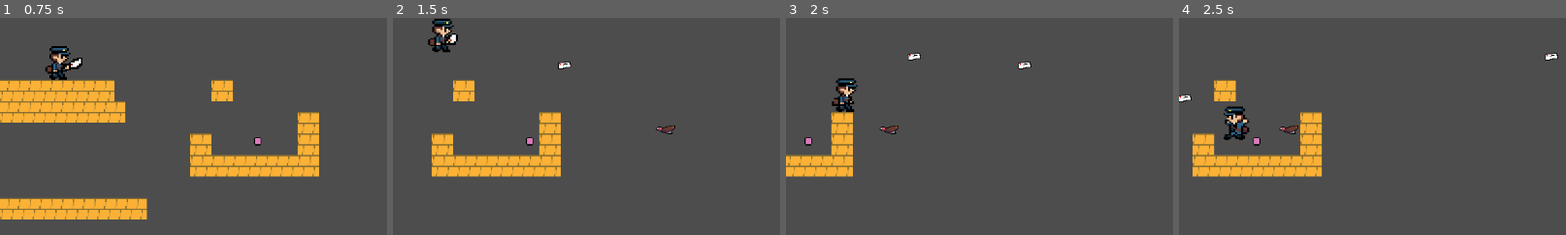
Above: before the commit, frames 1-4 (left to right).
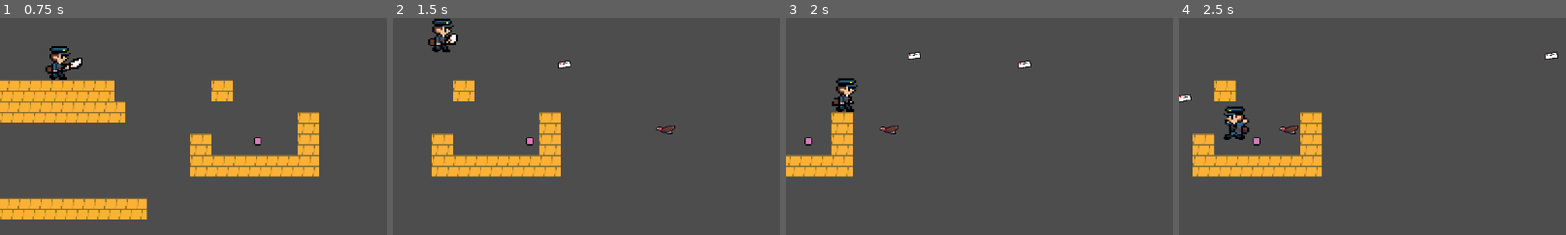
Above: after the commit, the same moments.

Repository: Suukhii/Delivery-through-time
Game: Godot game, scene res://scenes/game.tscn
Two runs of this game, one before a commit and one after it. Both use one fixed random seed, a clock stepped at 60 frames per second and the inputs below.
Inputs:
- Up to frame 1 (0.75 s): hold Right (move_right) from 0.53 s (still down); hold K (shoot_player_projectile) from 0.53 s (still down)
- Up to frame 2 (1.5 s): keep holding Right (move_right); tap Space (jump) at 0.77 s; release K (shoot_player_projectile) at 1.28 s; tap K (shoot_player_projectile) at 1.35 s
- Up to frame 3 (2 s): keep holding Right (move_right); tap Space (jump) at 1.52 s
- Up to frame 4 (2.5 s): release Right (move_right) at 2.03 s; hold Left (move_left) from 2.03 s (still down); hold K (shoot_player_projectile) from 2.03 s (still down)
The pictures show only the part of the screen within x 43-93%, y 43-93%; the shares and areas given below are measured in that part.

Frame 1 is identical in both runs. In frame 2, less than 0.1% of the frame differs, in the area x 42-46%, y 19-24%; in frame 3, 0.1%, in the area x 31-64%, y 15-24%; in frame 4, less than 0.1%.

Commit message:
updated valture

Diff:
--- a/scenes/player_projectile.tscn
+++ b/scenes/player_projectile.tscn
@@ -4,15 +4,17 @@
 [ext_resource type="Texture2D" uid="uid://4cds3c3omx78" path="res://assets/sprites/projectile.png" id="2_oxij3"]
 
 [sub_resource type="RectangleShape2D" id="RectangleShape2D_oxij3"]
-size = Vector2(18, 9)
+size = Vector2(18, 8.5)
 
 [node name="PlayerProjectile" type="Area2D"]
 script = ExtResource("1_lqp5n")
 
 [node name="CollisionShape2D" type="CollisionShape2D" parent="."]
-position = Vector2(0, -4)
+position = Vector2(0, -4.25)
 shape = SubResource("RectangleShape2D_oxij3")
+one_way_collision_margin = 0.0
 
 [node name="Sprite2D" type="Sprite2D" parent="."]
-position = Vector2(49, -3)
+position = Vector2(49, -3.75)
+scale = Vector2(1, 0.954545)
 texture = ExtResource("2_oxij3")
Not shown: 1 places in scenes/game.tscn that only renumber resources
